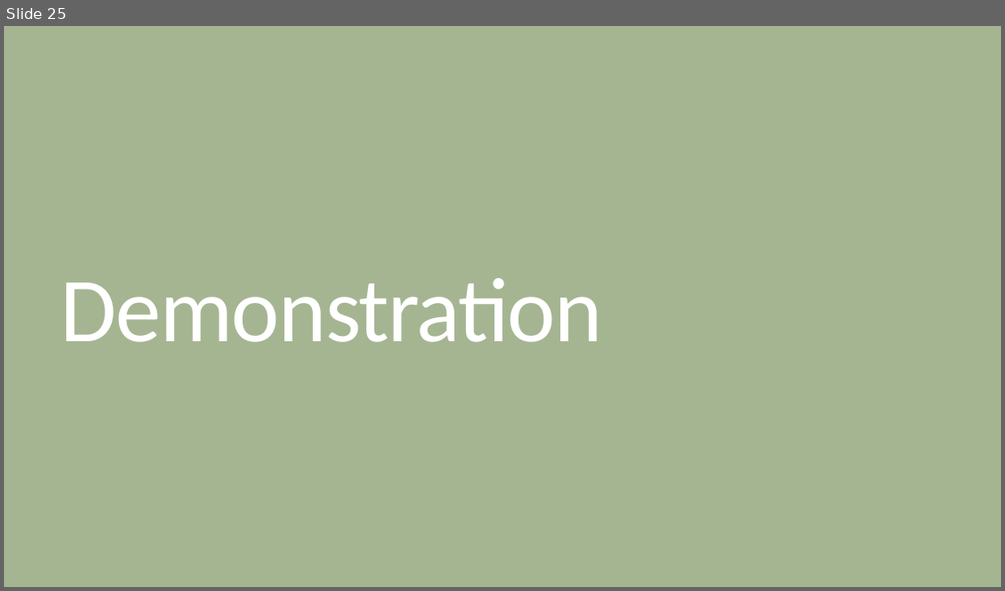
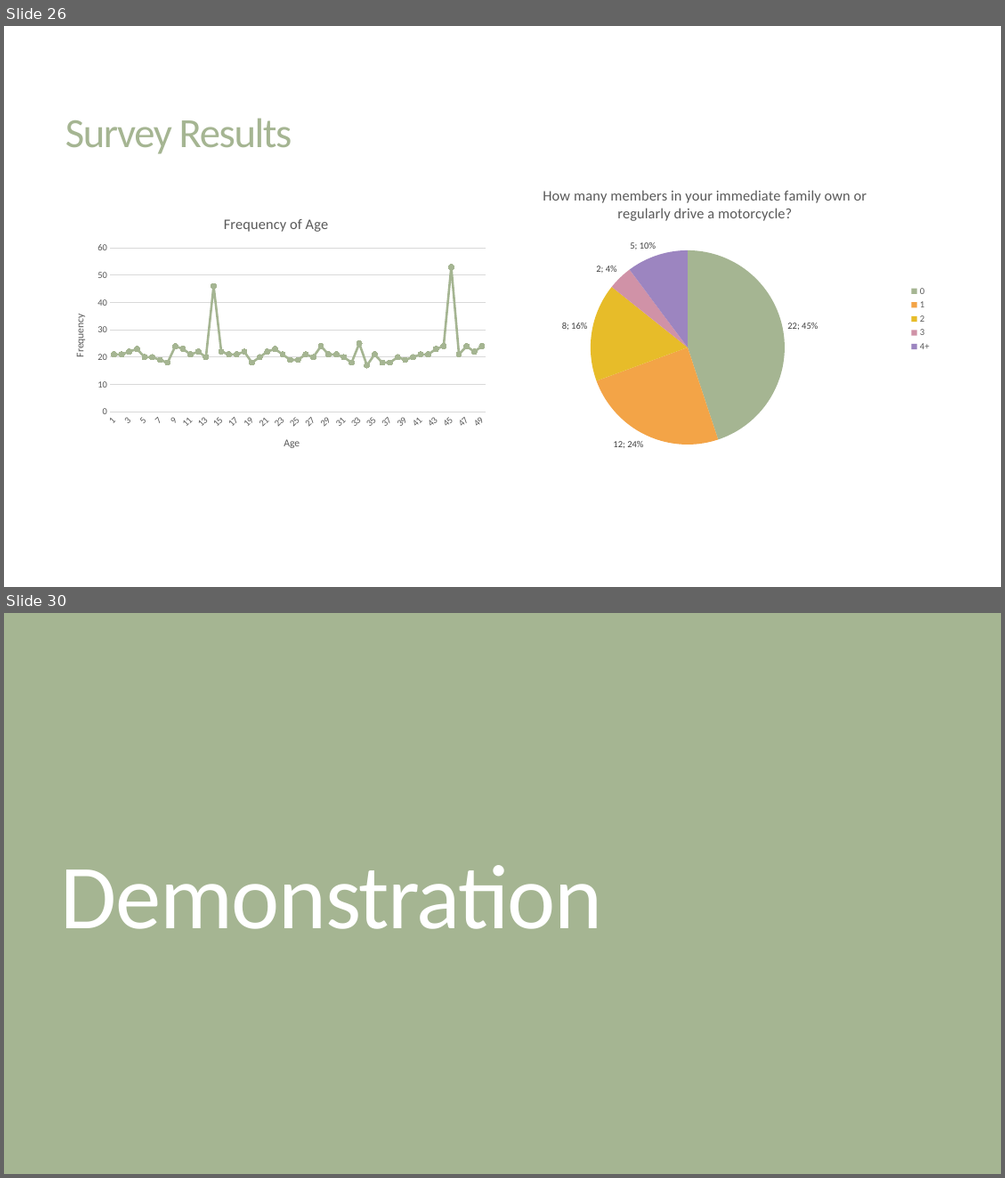
Before and after one commit to Talatsu92/Thesis, a slide deck: Documents/Thesis Defense.pptx. Shown one above the other, each under a label of ours: slide 25 before the commit, slides 26 and 30 after it; the slides between them are not shown. The pictures are 1005x591 and 1005x1178 pixels, drawn with LibreOffice and Linux fonts; fonts in the diff are those of the drawing. Boxes give left, top, right and bottom in pixels: in the first picture for what was removed or moved away, otherwise in the second. Text is boxed around its words. In the diff, an @@ line names an element or a change of style, - is before the commit and + after.

```diff
--- a/Documents/Thesis Defense.pptx
+++ b/Documents/Thesis Defense.pptx
@@ slide 26 added at (4,26,1001,587), background #FFFFFF @@
@@ title added at (65,118,292,154), 40 pt, text #A5B592 @@
+Survey Results
@@ pie chart added at (471,174,938,465) @@
+title "How many members in your immediate family own or regularly drive a motorcycle? "
+categories: 0, 1, 2, 3, 4+
+Series 1: 22, 12, 8, 2, 5
@@ line chart added at (57,202,494,465) @@
+title "Frequency of Age "
+categories: 1, 2, 3, 4, 5, 6, 7, 8, 9, 10, 11, 12, 13, 14, 15, 16, 17, 18, 19, 20, 21, 22, 23, 24, 25, 26, 27, 28, 29, 30, 31, 32, 33, 34, 35, 36, 37, 38, 39, 40, 41, 42, 43, 44, 45, 46, 47, 48, 49
+Series 1: 21, 21, 22, 23, 20, 20, 19, 18, 24, 23, 21, 22, 20, 46, 22, 21, 21, 22, 18, 20, 22, 23, 21, 19, 19, 21, 20, 24, 21, 21, 20, 18, 25, 17, 21, 18, 18, 20, 19, 20, 21, 21, 23, 24, 53, 21, 24, 22, 24
@@ what was slide 25 is now slide 30 @@
```
Also in this commit, not shown: 2 slides changed, 14 other slides added, 5 slides removed, 5 other files.
